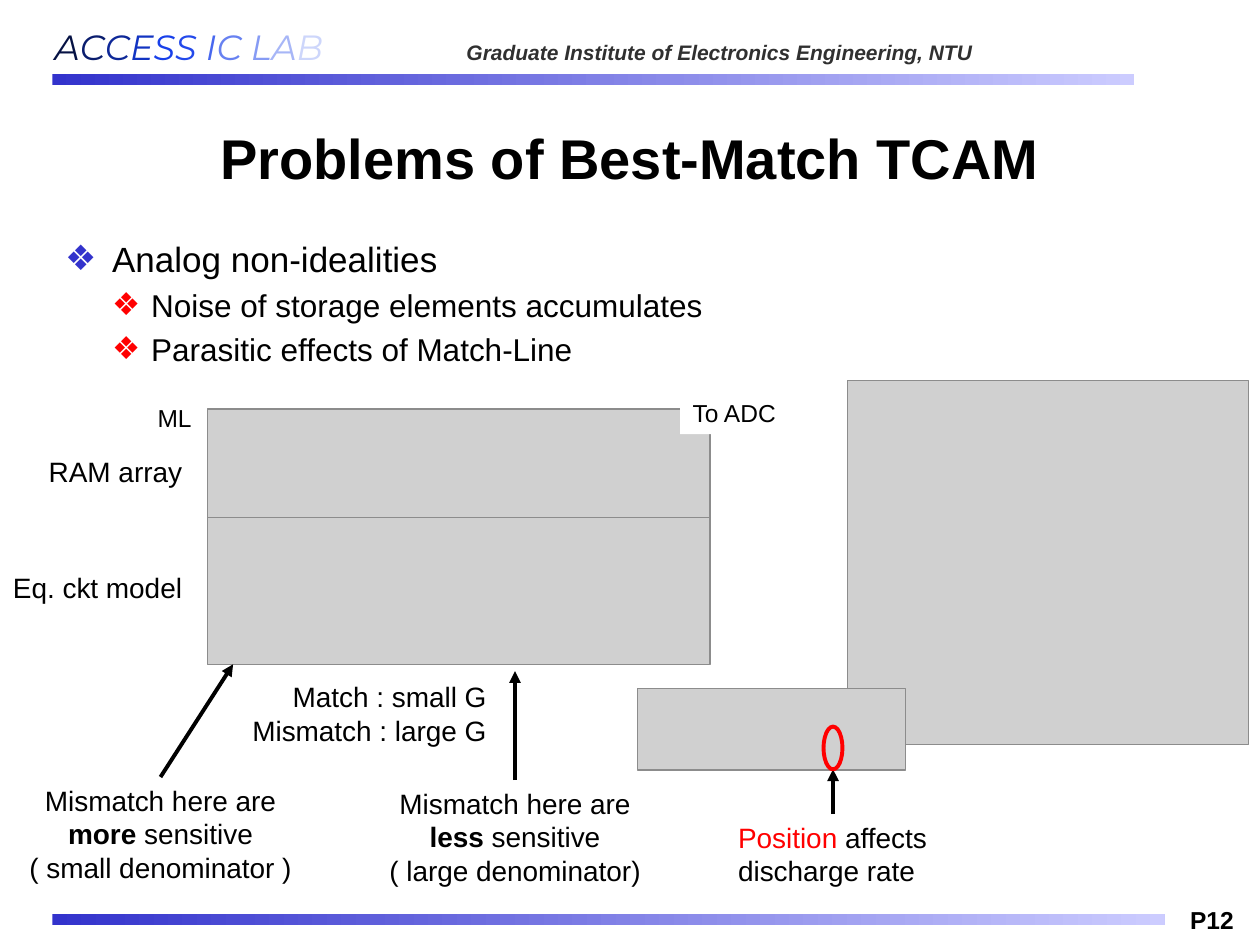
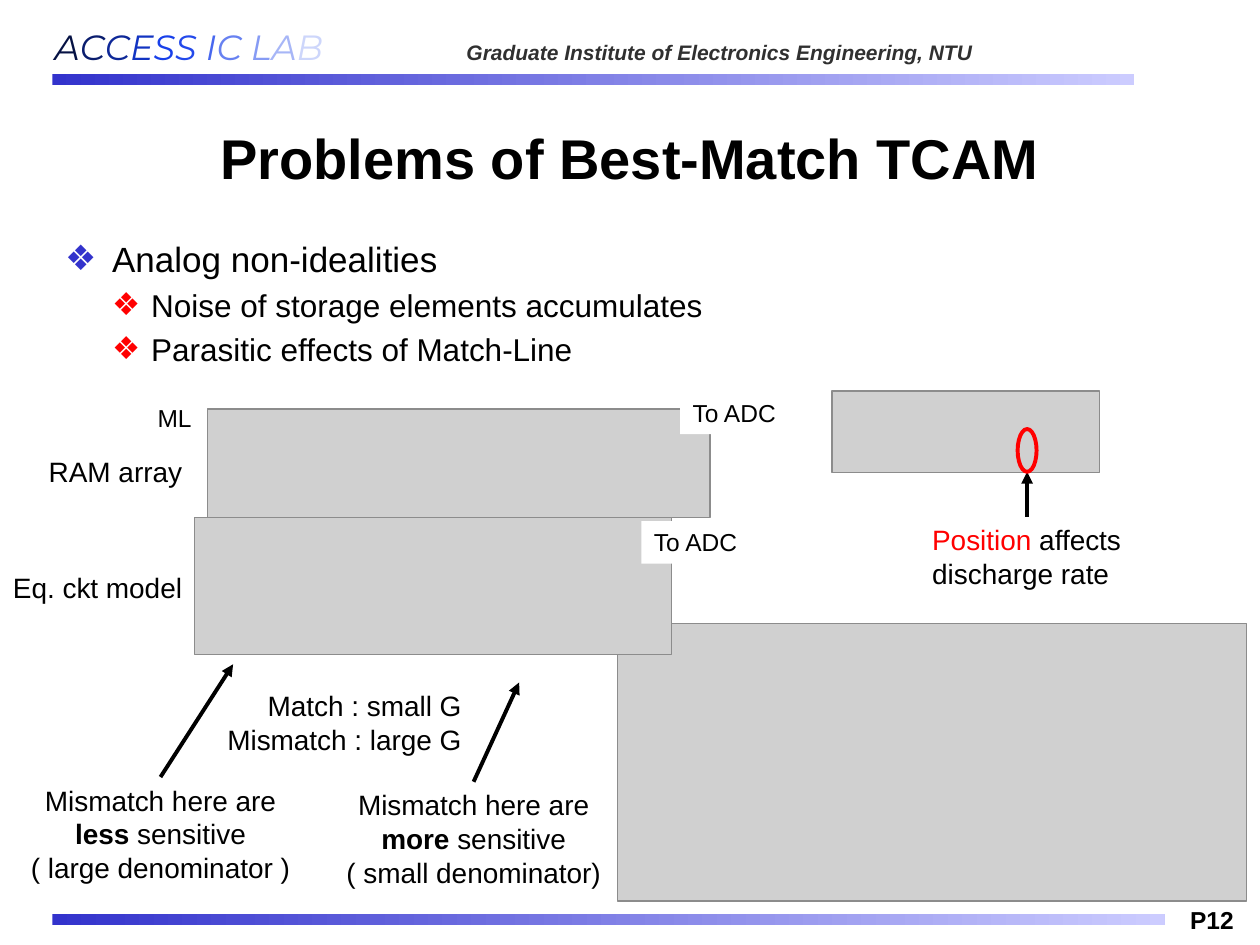
Before and after one commit to Oniontow/AndyWu_Project, a slide deck: slide 12 of IMS_NEW.pptx. Drawn at 1260x945 pixels with LibreOffice and Linux fonts; fonts in the diff are those of the drawing; grey boxes stand for pictures; background and template pictures are left out. Boxes give left, top, right and bottom in pixels: in the first picture for what was removed or moved away, otherwise in the second. Text is boxed around its words. In the diff, an @@ line names an element or a change of style, - is before the commit and + after.

Commit message:
sdj;lk

```diff
--- a/IMS_NEW.pptx
+++ b/IMS_NEW.pptx
@@ picture removed at bbox=[848, 381, 1249, 745] @@
@@ 1 picture, 1 text, 1 ellipse: place and size @@
-1 picture, 1 text, 1 ellipse at bbox=[638, 688, 927, 886]
+1 picture, 1 text, 1 ellipse at bbox=[832, 391, 1121, 589]
@@ arrow moved from (833, 814) - (833, 770) to (1027, 517) - (1027, 471) @@
@@ picture: place and size @@
-picture at bbox=[208, 515, 711, 664]
+picture at bbox=[194, 518, 670, 655]
@@ text added at bbox=[654, 534, 737, 552], 14 pt, text #000000 @@
+To ADC
@@ picture added at bbox=[617, 624, 1247, 901] @@
@@ text "Match : small G": place and size @@
-text "Match : small G" at bbox=[252, 686, 487, 746]
+text "Match : small G" at bbox=[227, 695, 462, 755]
@@ arrow moved from (515, 780) - (515, 672) to (474, 781) - (519, 683) @@
@@ text at bbox=[45, 790, 276, 883]: text changed @@
-Mismatch here are more sensitive
-( small denominator )
+Mismatch here are less sensitive
+( large denominator )
@@ text at bbox=[358, 794, 601, 888]: text changed @@
-Mismatch here are less sensitive
-( large denominator)
+Mismatch here are more sensitive
+( small denominator)
```
Also in this commit, not shown: 1 other slide changed.
